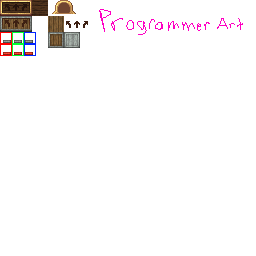
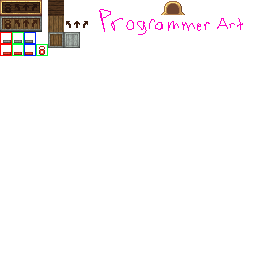
Comparing the layer stacks of the two (256, 256) images. Changes:
added layer "Brass Dial Thing" above "Dark Oak Background" over [161, 1, 185, 15]
added layer "Dark Oak Background" above "Spruce Background" over [48, 0, 64, 16]
added layer "Brass Lock" above "Brass Turns" over [5, 4, 11, 13]
added layer "Brass Turns" above "Andesite Lock" over [3, 0, 42, 16]
added layer "Andesite Lock" above "Andesite Turns" over [5, 20, 11, 29]
added layer "Andesite Turns" above "widgets.png" over [3, 16, 42, 32]
painted on "widgets.png" over [3, 0, 76, 56]